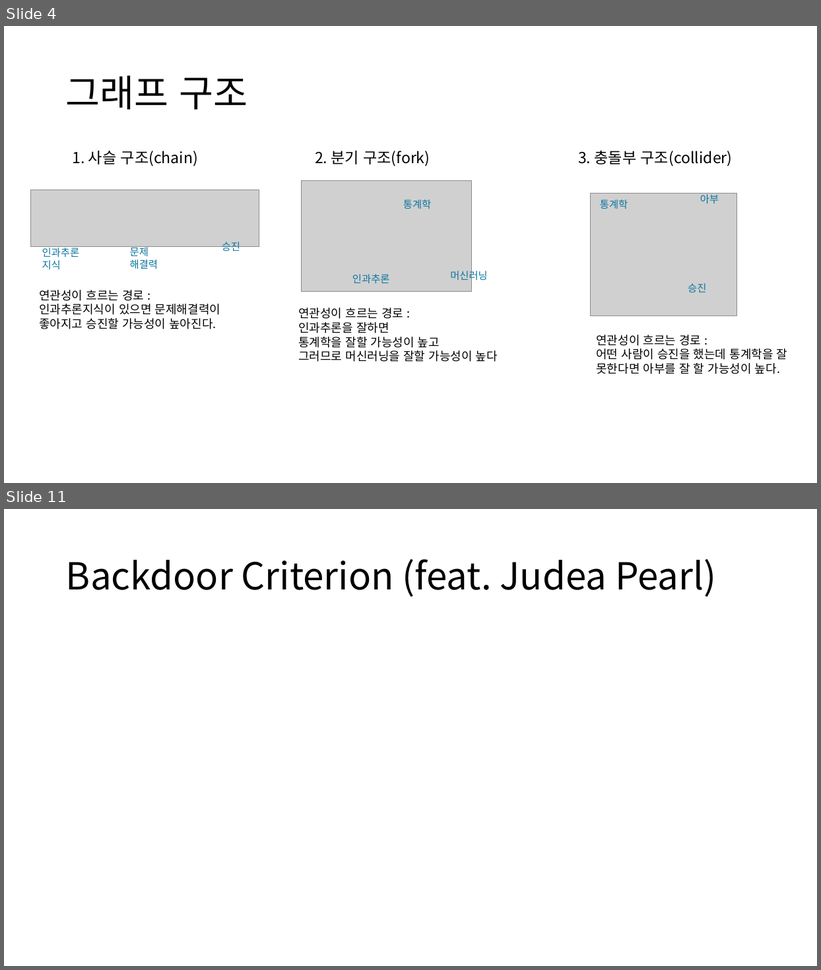
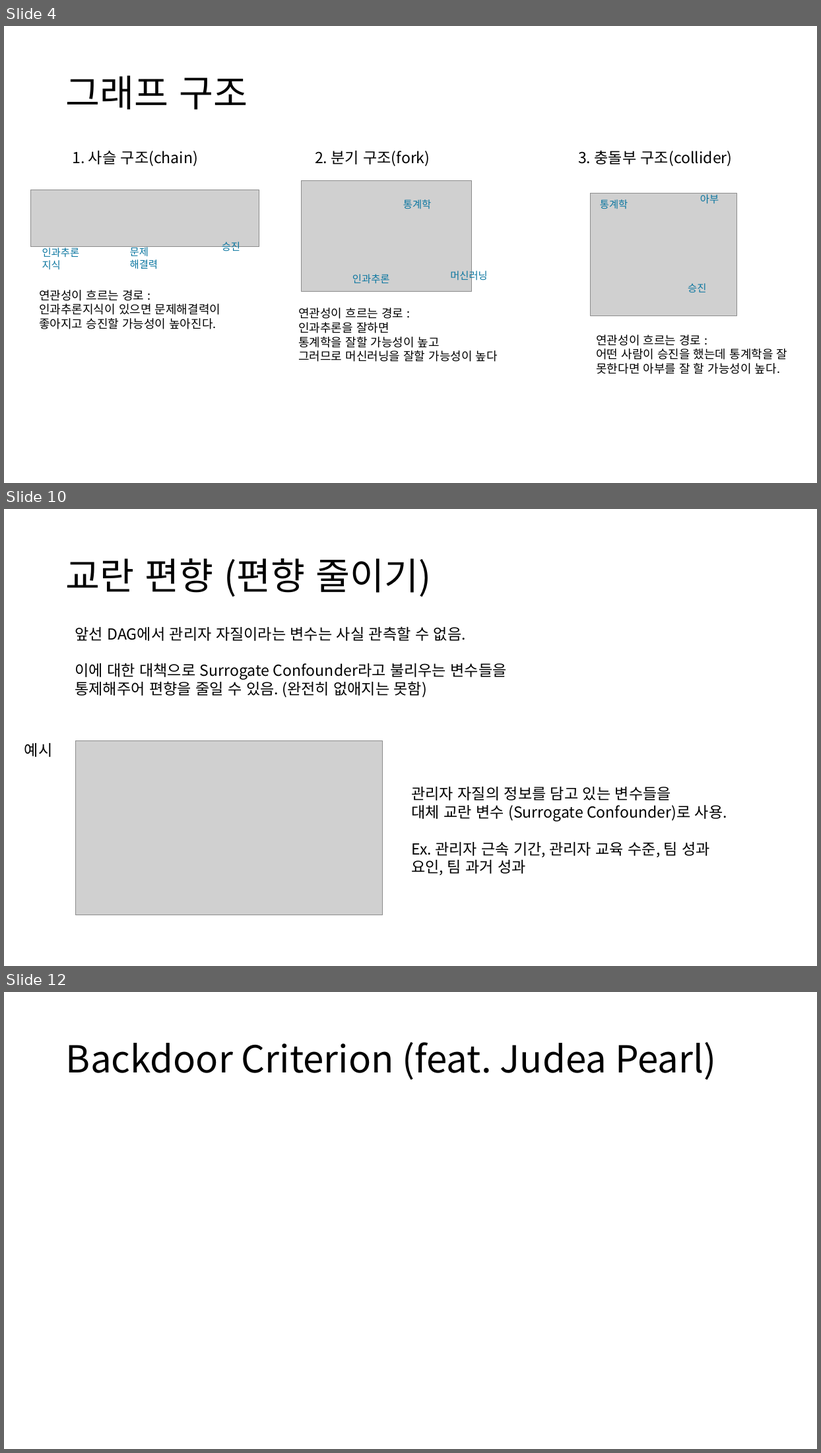
Before and after one commit to Minsoo1036/Causal_Inference_Study, a slide deck: causal_3week.pptx. Shown one above the other, each under a label of ours: slides 4 and 11 before the commit, slides 4, 10 and 12 after it; the slides between them are not shown. The pictures are 821x970 and 821x1453 pixels, drawn with LibreOffice and Linux fonts; fonts in the diff are those of the drawing; grey boxes stand for pictures. Boxes give left, top, right and bottom in pixels: in the first picture for what was removed or moved away, otherwise in the second. Text is boxed around its words. In the diff, an @@ line names an element or a change of style, - is before the commit and + after.

```diff
--- a/causal_3week.pptx
+++ b/causal_3week.pptx
@@ slide 10 added at [4,509,817,966], background #FFFFFF @@
@@ title added at [66,559,431,597], 44 pt, text #000000 @@
+교란 편향 (편향 줄이기)
@@ text added at [75,626,507,698], 18 pt, text #000000 @@
+앞선 DAG에서 관리자 자질이라는 변수는 사실 관측할 수 없음.
+이에 대한 대책으로 Surrogate Confounder라고 불리우는 변수들을 통제해주어 편향을 줄일 수 있음. (완전히 없애지는 못함)
@@ text added at [24,743,53,757], 18 pt, text #000000 @@
+예시
@@ picture added at [76,741,383,916] @@
@@ text added at [411,787,727,875], 18 pt, text #000000 @@
+관리자 자질의 정보를 담고 있는 변수들을
+대체 교란 변수 (Surrogate Confounder)로 사용.
+Ex. 관리자 근속 기간, 관리자 교육 수준, 팀 성과 요인, 팀 과거 성과
@@ what was slide 11 is now slide 12 @@
```
Also in this commit, not shown: 6 slides changed.
